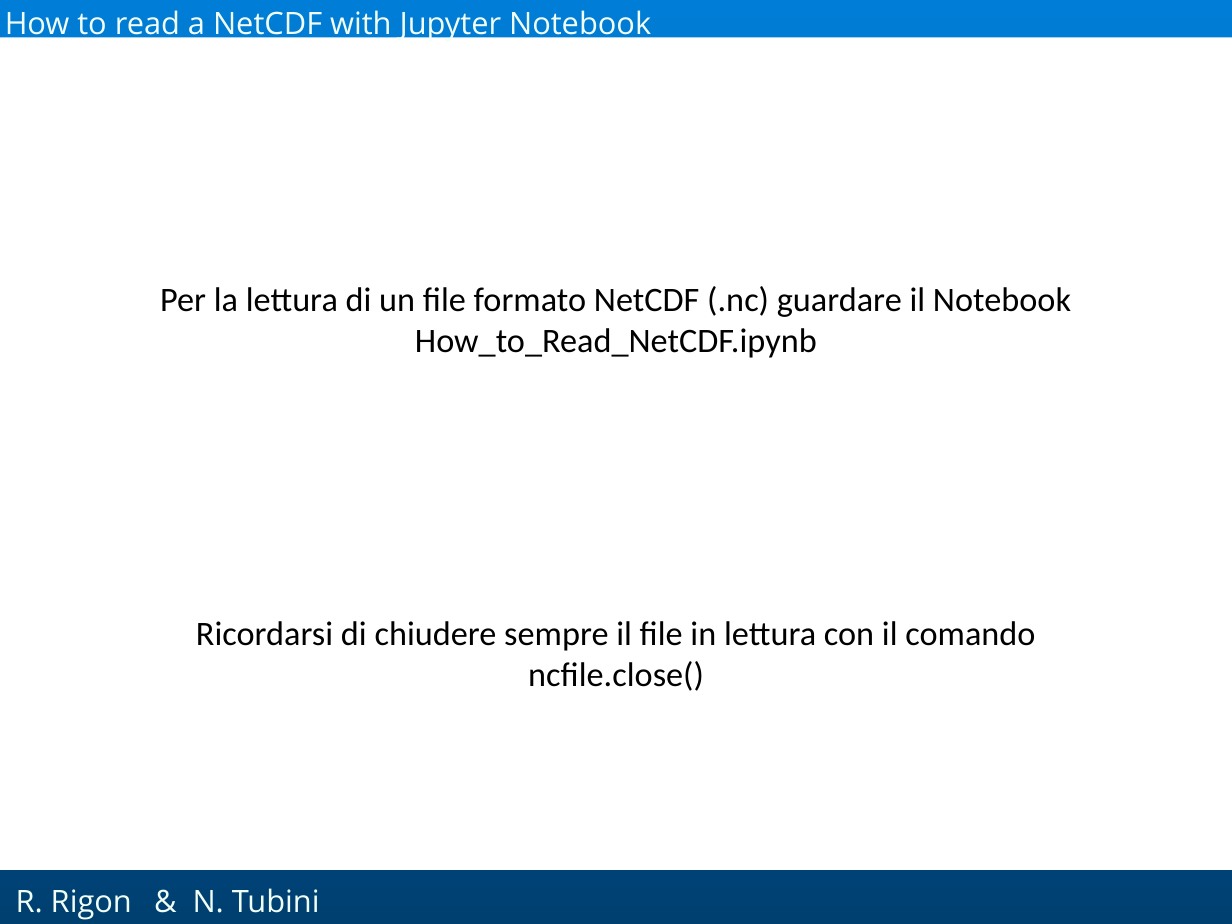
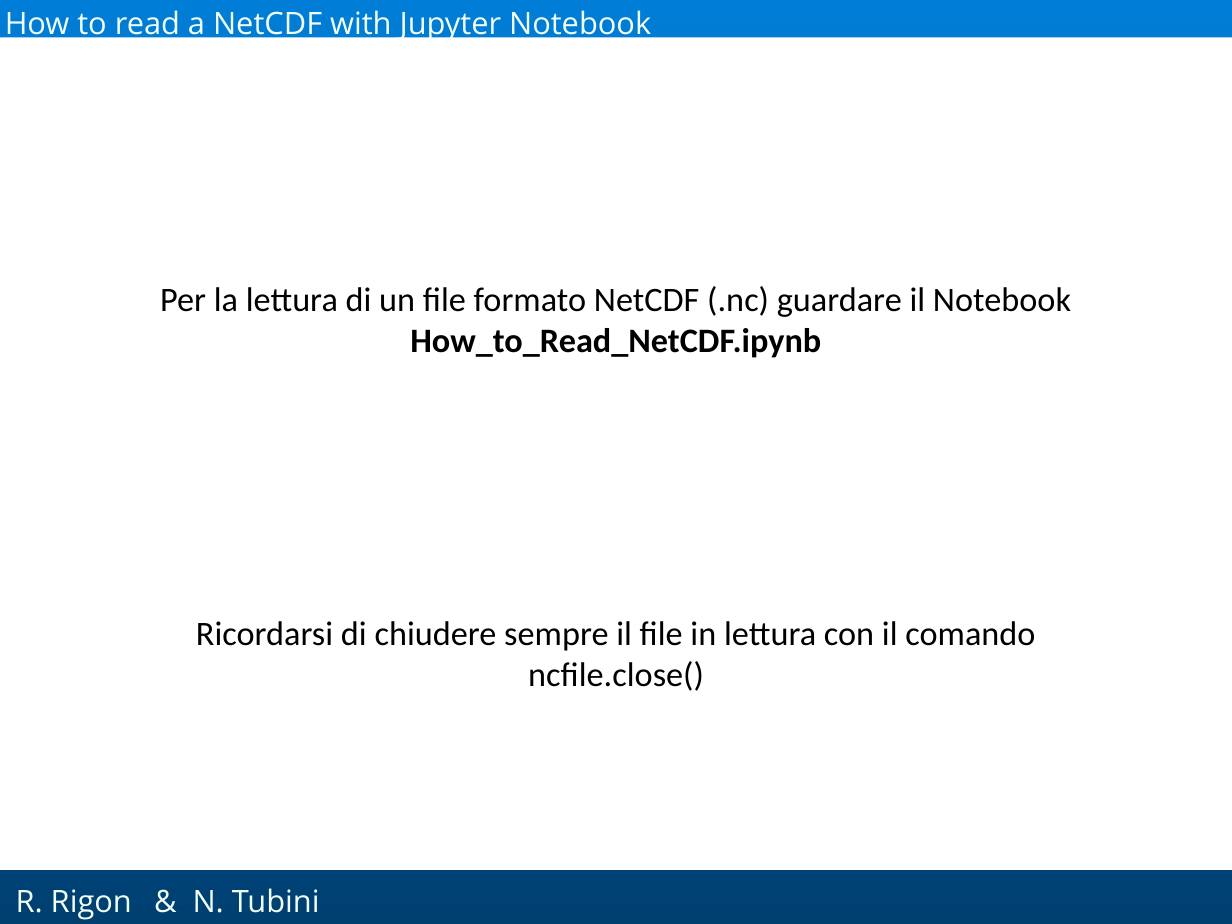
Before and after one commit to GEOframeOMSProjects/OMS_Project_Richards1D, a slide deck: slide 39 of Materials/Richards_English.pptx (slide 38 before the commit). Drawn at 1232x924 pixels with LibreOffice and Linux fonts; fonts in the diff are those of the drawing; background and template pictures are left out. Boxes give left, top, right and bottom in pixels: in the first picture for what was removed or moved away, otherwise in the second. Text is boxed around its words. In the diff, an @@ line names an element or a change of style, - is before the commit and + after.

```diff
--- a/Materials/Richards_English.pptx
+++ b/Materials/Richards_English.pptx
@@ text "Per la lettura di un ..." at <box>160,286,1071,358</box>: bold on in "How_to_Read_NetCDF.ipynb" @@
```
Also in this commit, not shown: 4 other slides changed, 1 slide added.
